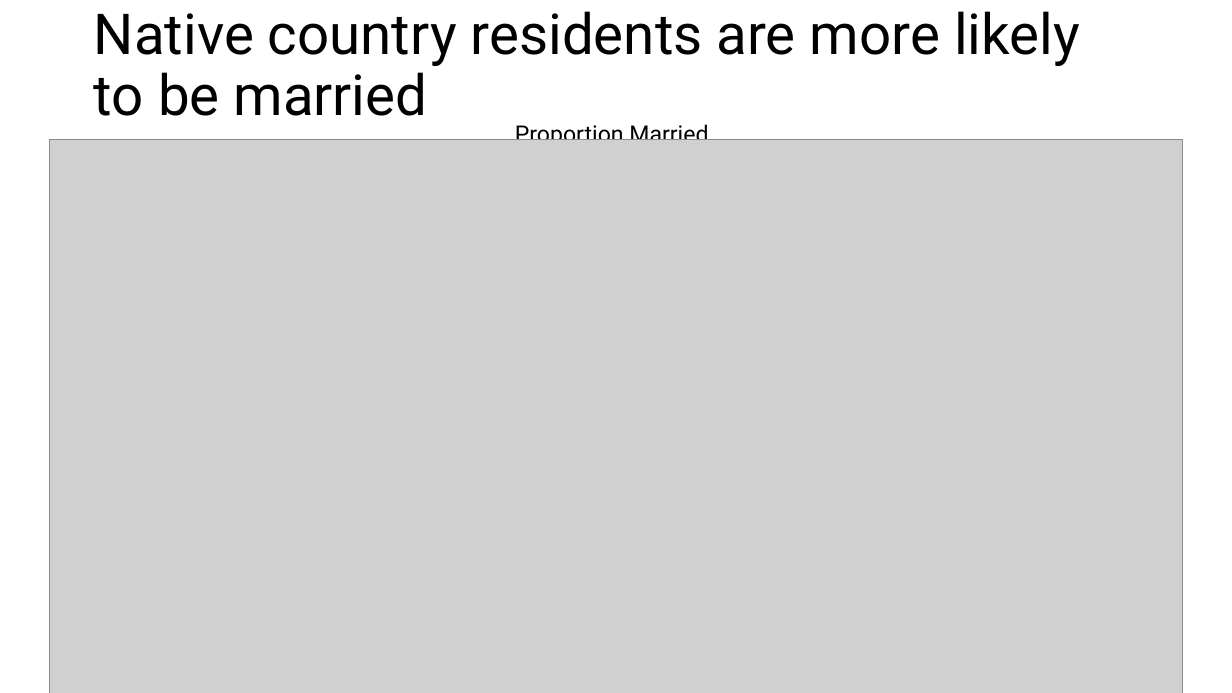
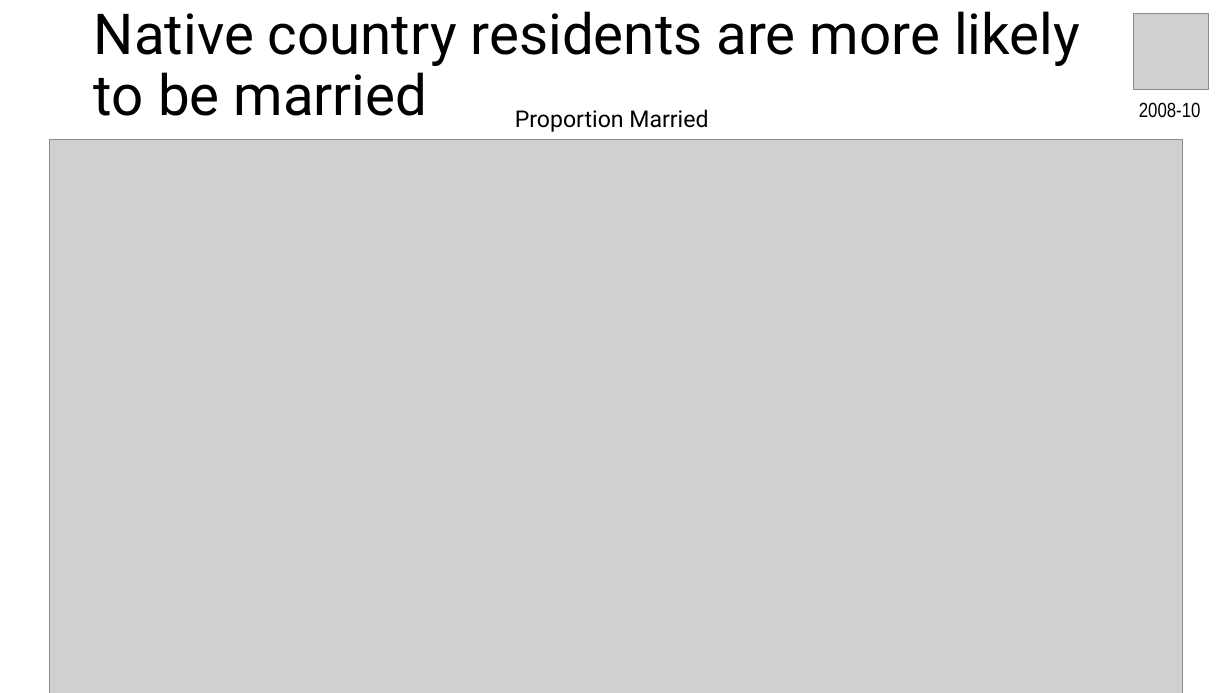
Before and after one commit to chrissoria/international_migration_ses, a slide deck: slide 15 of presentation/PAA_2025.pptx. Drawn at 1232x693 pixels with LibreOffice and Linux fonts; fonts in the diff are those of the drawing; grey boxes stand for pictures. Boxes give left, top, right and bottom in pixels: in the first picture for what was removed or moved away, otherwise in the second. Text is boxed around its words. In the diff, an @@ line names an element or a change of style, - is before the commit and + after.

```diff
--- a/presentation/PAA_2025.pptx
+++ b/presentation/PAA_2025.pptx
@@ picture added at (1133,13,1209,89) @@
@@ text "Proportion Married" rewrapped from (515,122,708,140) to (515,109,708,132) @@
@@ text added at (1139,102,1201,118), 16 pt, text #000000 @@
+2008-10
```
Also in this commit, not shown: 10 other slides changed, 28 other files.
